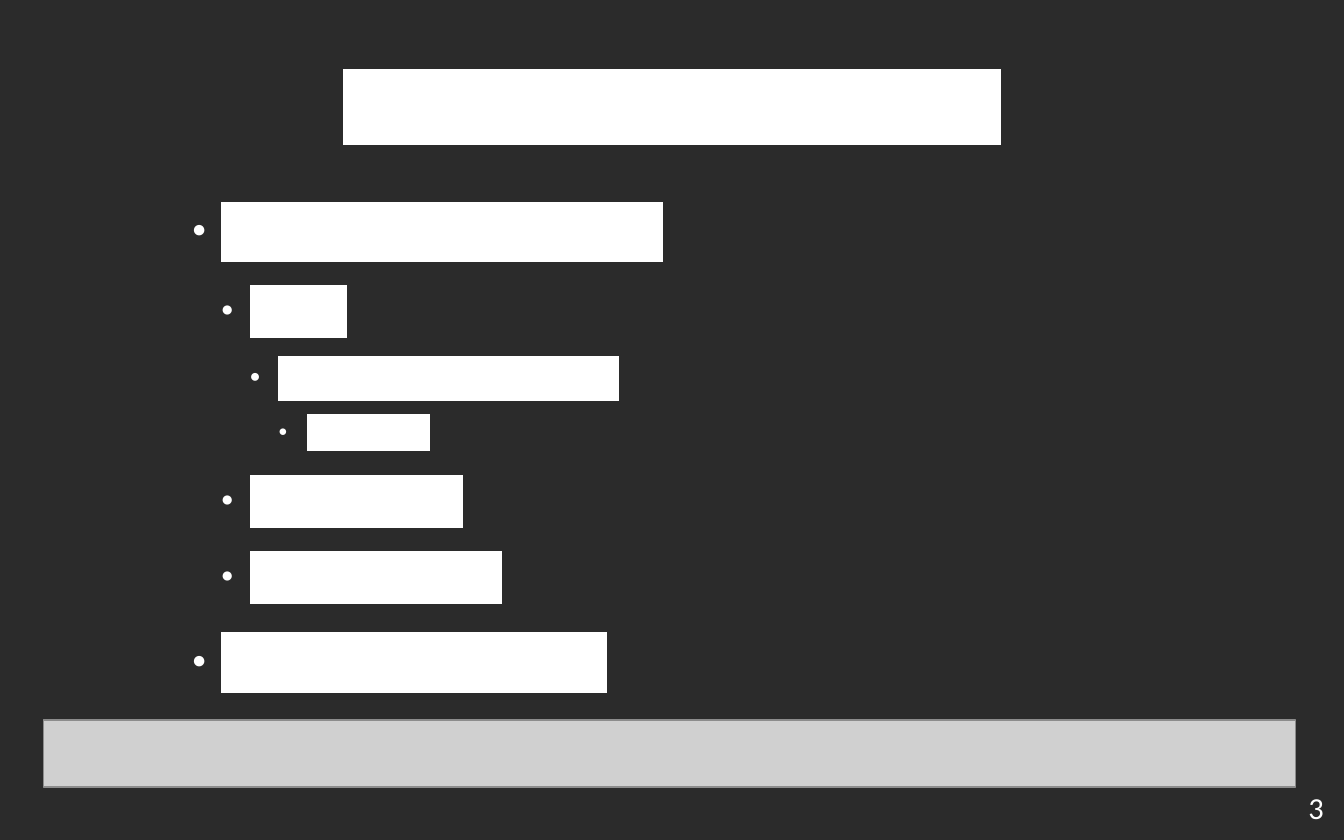
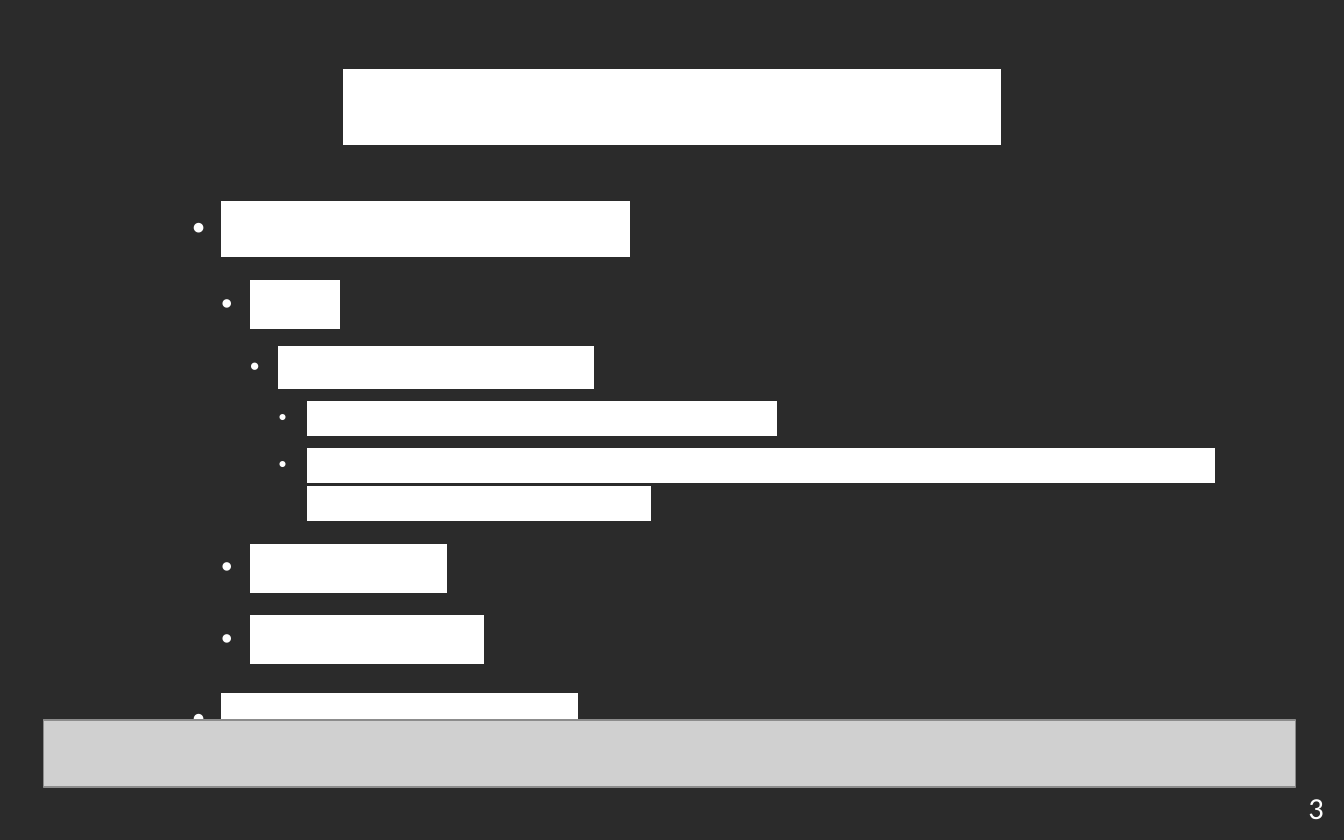
Before and after one commit to edri/EasyGoing, a slide deck: slide 4 of doc/other/presentation_finale/presentation_finale.odp. Drawn at 1344x840 pixels with LibreOffice and Linux fonts; fonts in the diff are those of the drawing; grey boxes stand for pictures; background and template pictures are left out; a plain dark background stands for a picture behind light text. Boxes give left, top, right and bottom in pixels: in the first picture for what was removed or moved away, otherwise in the second. Text is boxed around its words. In the diff, an @@ line names an element or a change of style, - is before the commit and + after.

Commit message:
Update presentation.

```diff
--- a/doc/other/presentation_finale/presentation_finale.odp
+++ b/doc/other/presentation_finale/presentation_finale.odp
@@ text at bbox=[221, 201, 629, 721]: size 32 to 29.6 pt in "Technologies Web", "Serveur Apache"; size 28 to 25.9 pt in "PHP", "Javascript", "HTML, CSS"; size 24 to 22.2 pt in "Zend Framework 2" @@
@@ text at bbox=[307, 401, 1215, 520]: text changed; size 20 to 18.5 pt @@
-      ● Raisons
+      ● Raisons : MVC, sécurité, ORM, ...
+      ● Technologie « vieille » (2010) mais à jour, facilement abordable et offrant de bons résultats.
```
Also in this commit, not shown: 1 other file.
